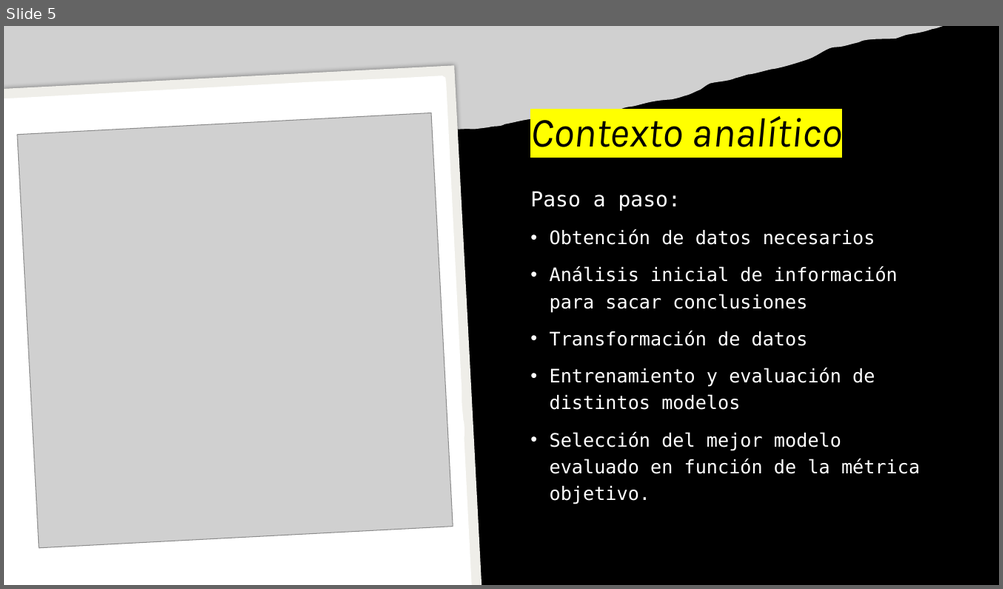
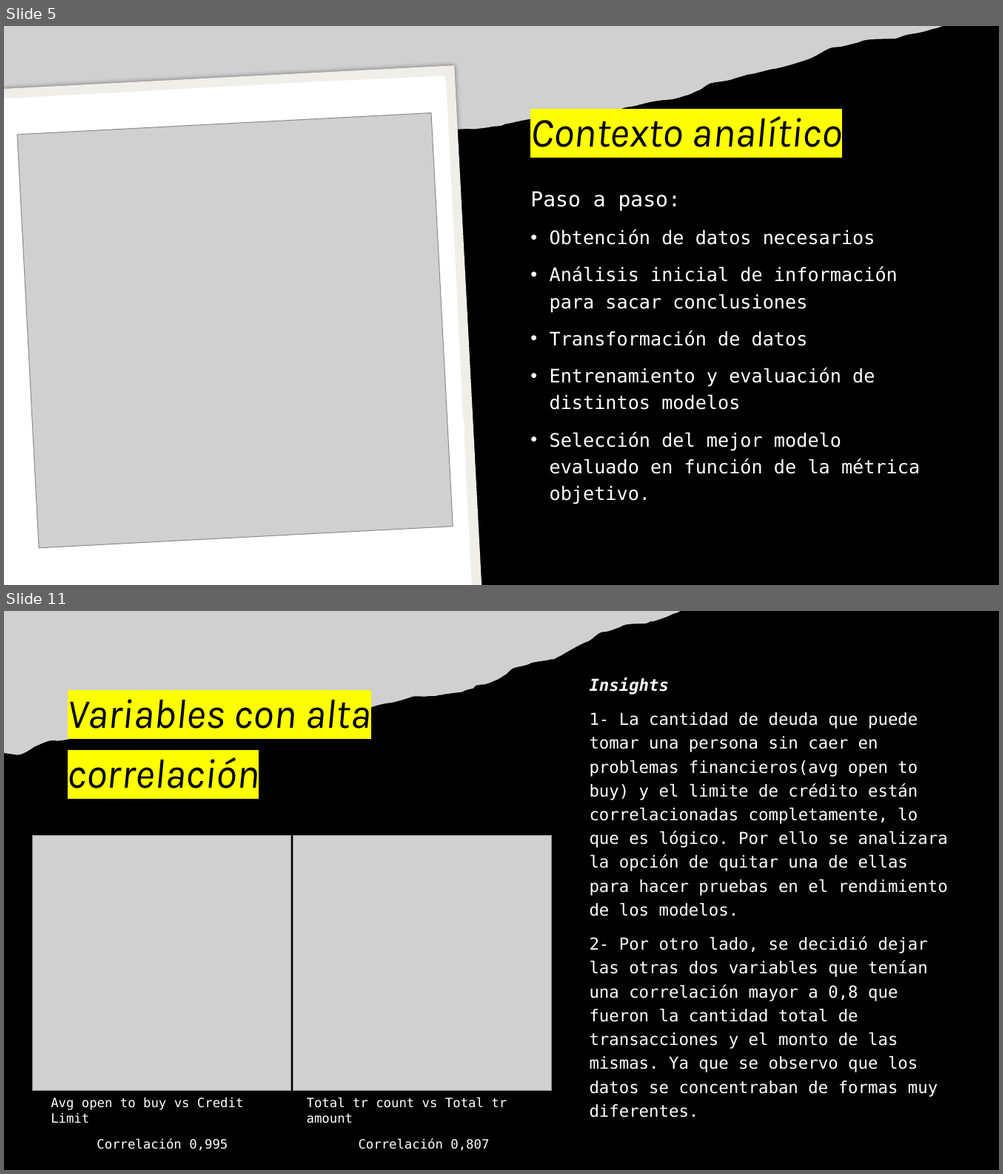
Before and after one commit to juampa95/customer-churn-ds, a slide deck: Análisis de abandono de clientes.pptx. Shown one above the other, each under a label of ours: slide 5 before the commit, slides 5 and 11 after it; the slides between them are not shown. The pictures are 1003x589 and 1003x1174 pixels, drawn with LibreOffice and Linux fonts; fonts in the diff are those of the drawing; grey boxes stand for pictures. Boxes give left, top, right and bottom in pixels: in the first picture for what was removed or moved away, otherwise in the second. Text is boxed around its words. In the diff, an @@ line names an element or a change of style, - is before the commit and + after.

```diff
--- a/Análisis de abandono de clientes.pptx
+++ b/Análisis de abandono de clientes.pptx
@@ slide 11 added at (x1=4, y1=611, x2=999, y2=1170), background #000000 @@
@@ picture added at (x1=4, y1=611, x2=680, y2=755) @@
@@ title added at (x1=68, y1=699, x2=371, y2=798), 40 pt, text #000000, italic @@
+Variables con alta correlación
@@ text added at (x1=589, y1=678, x2=948, y2=1118), 16 pt, text #FFFFFF @@
+Insights
+1- La cantidad de deuda que puede tomar una persona sin caer en problemas financieros(avg open to buy) y el limite de crédito están correlacionadas completamente, lo que es lógico. Por ello se analizara la opción de quitar una de ellas para hacer pruebas en el rendimiento de los modelos.
+2- Por otro lado, se decidió dejar las otras dos variables que tenían una correlación mayor a 0,8 que fueron la cantidad total de transacciones y el monto de las mismas. Ya que se observo que los datos se concentraban de formas muy diferentes.
@@ picture added at (x1=32, y1=835, x2=290, y2=1091) @@
@@ picture added at (x1=293, y1=835, x2=552, y2=1091) @@
@@ text added at (x1=51, y1=1098, x2=243, y2=1151), 12.4 pt, text #FFFFFF @@
+Avg open to buy vs Credit Limit
+Correlación 0,995
@@ text added at (x1=307, y1=1098, x2=506, y2=1151), 12.4 pt, text #FFFFFF @@
+Total tr count vs Total tr amount
+Correlación 0,807
```
Also in this commit, not shown: 4 slides changed, 7 other slides added, 1 slide removed, 6 other files.
